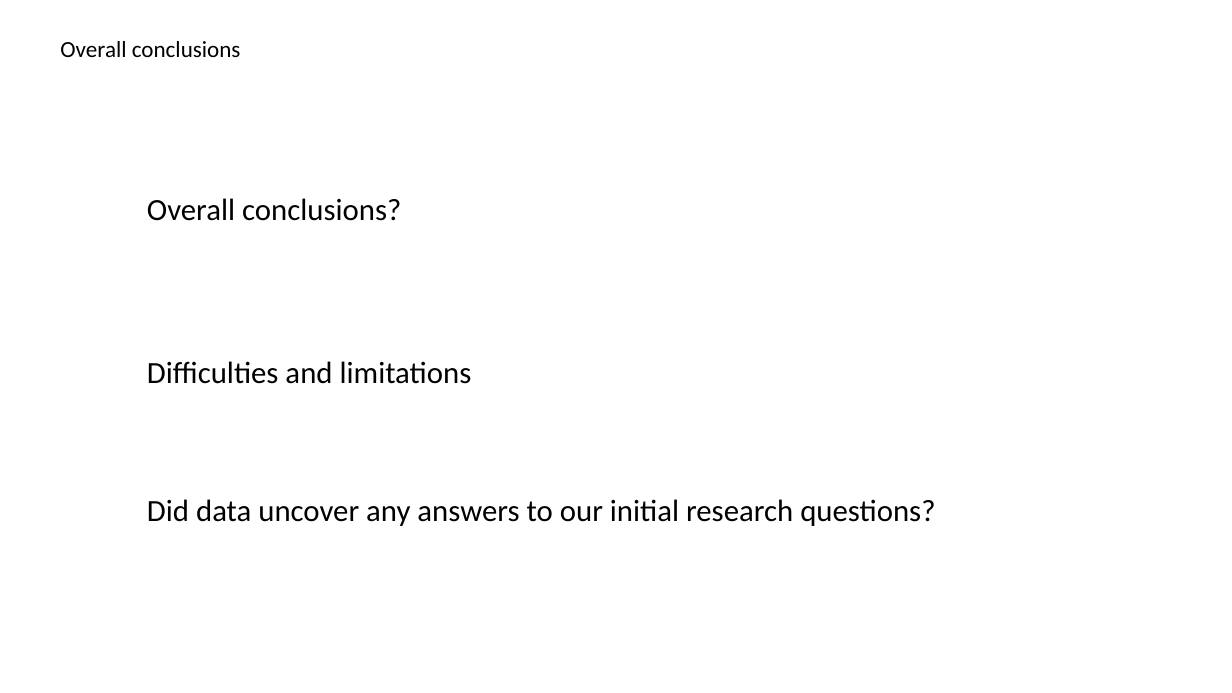
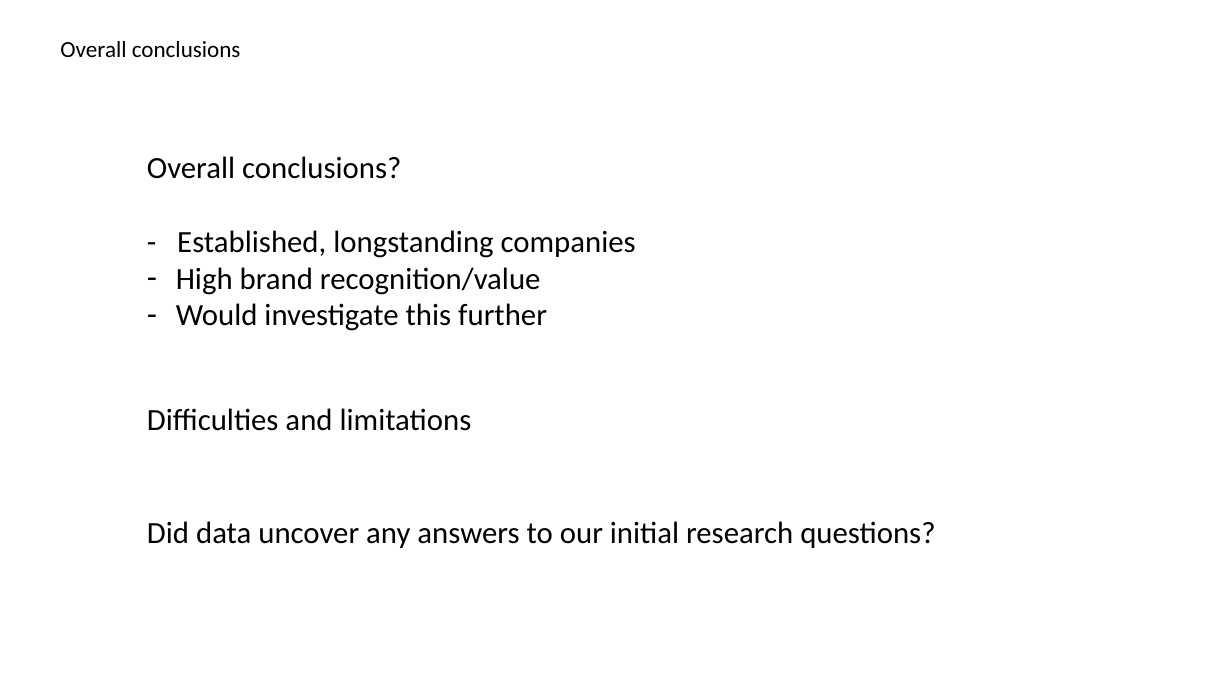
Before and after one commit to timonx11/Project-1-Demonstrasion-Group6, a slide deck: slide 6 of Presentation1.pptx. Drawn at 1232x693 pixels with LibreOffice and Linux fonts; fonts in the diff are those of the drawing. Boxes give left, top, right and bottom in pixels: in the first picture for what was removed or moved away, otherwise in the second. Text is boxed around its words. In the diff, an @@ line names an element or a change of style, - is before the commit and + after.

```diff
--- a/Presentation1.pptx
+++ b/Presentation1.pptx
@@ text "Overall conclusions?": place and size @@
-text "Overall conclusions?" at <box>147,198,401,221</box>
+text "Overall conclusions?" at <box>147,156,636,331</box>
@@ text at <box>176,230,636,331</box>: paragraphs added @@
+- Established, longstanding companies
+– High brand recognition/value
+– Would investigate this further
@@ text "Difficulties and limitations": place and size @@
-text "Difficulties and limitations" at <box>147,361,472,384</box>
+text "Difficulties and limitations" at <box>147,408,472,431</box>
@@ text "Did data uncover any answers ...": place and size @@
-text "Did data uncover any answers ..." at <box>147,499,935,526</box>
+text "Did data uncover any answers ..." at <box>147,521,935,548</box>
```
Also in this commit, not shown: 3 other files.
